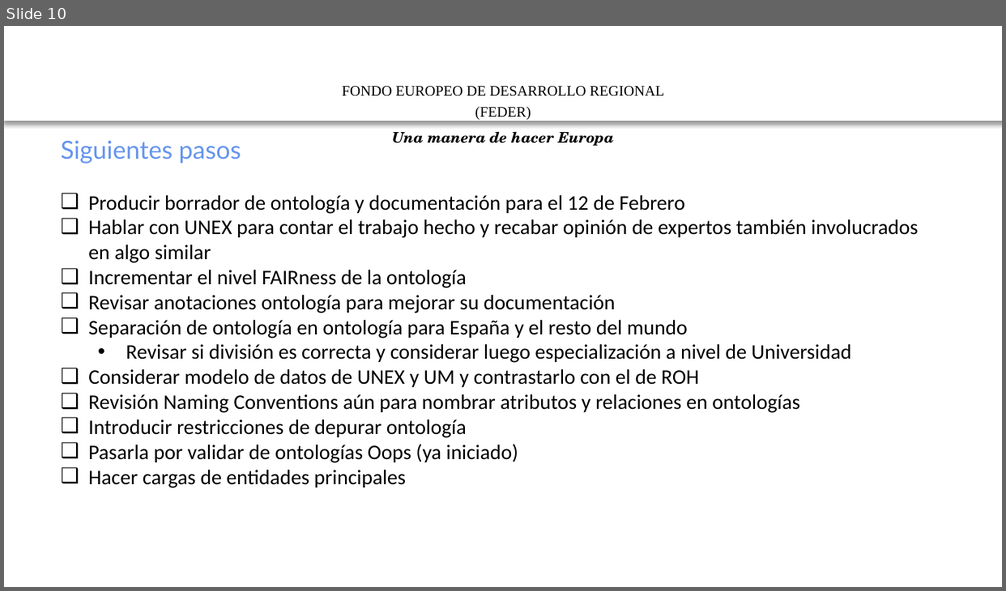
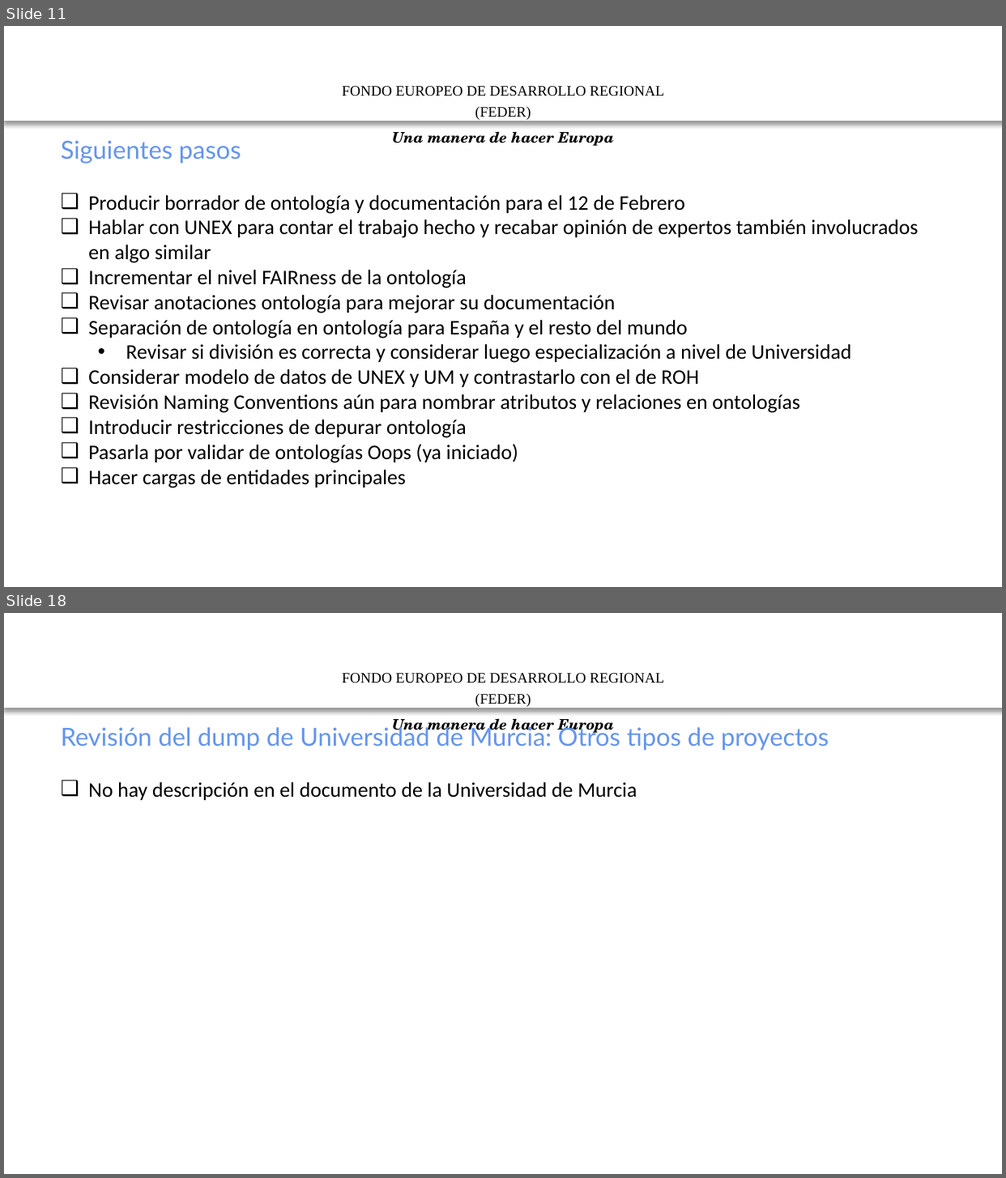
Before and after one commit to mpuerta004/GnossDeustoOnto, a slide deck: 20200109 HERCULES ASIO -ROH-Validación.pptx. Shown one above the other, each under a label of ours: slide 10 before the commit, slides 11 and 18 after it; the slides between them are not shown. The pictures are 1006x591 and 1006x1178 pixels, drawn with LibreOffice and Linux fonts; fonts in the diff are those of the drawing; background and template pictures are left out. Boxes give left, top, right and bottom in pixels: in the first picture for what was removed or moved away, otherwise in the second. Text is boxed around its words. In the diff, an @@ line names an element or a change of style, - is before the commit and + after.

```diff
--- a/20200109 HERCULES ASIO -ROH-Validación.pptx
+++ b/20200109 HERCULES ASIO -ROH-Validación.pptx
@@ slide 18 added at box(4, 613, 1002, 1174), background #FFFFFF; not listed: 2 template elements that a slide beside it also shows @@
@@ text added at box(61, 724, 829, 800), 24 pt, text #6494ED @@
+Revisión del dump de Universidad de Murcia: Otros tipos de proyectos
+❑ No hay descripción en el documento de la Universidad de Murcia
@@ what was slide 10 is now slide 11 @@
```
Also in this commit, not shown: 1 slide changed, 11 other slides added, 1 other file.
